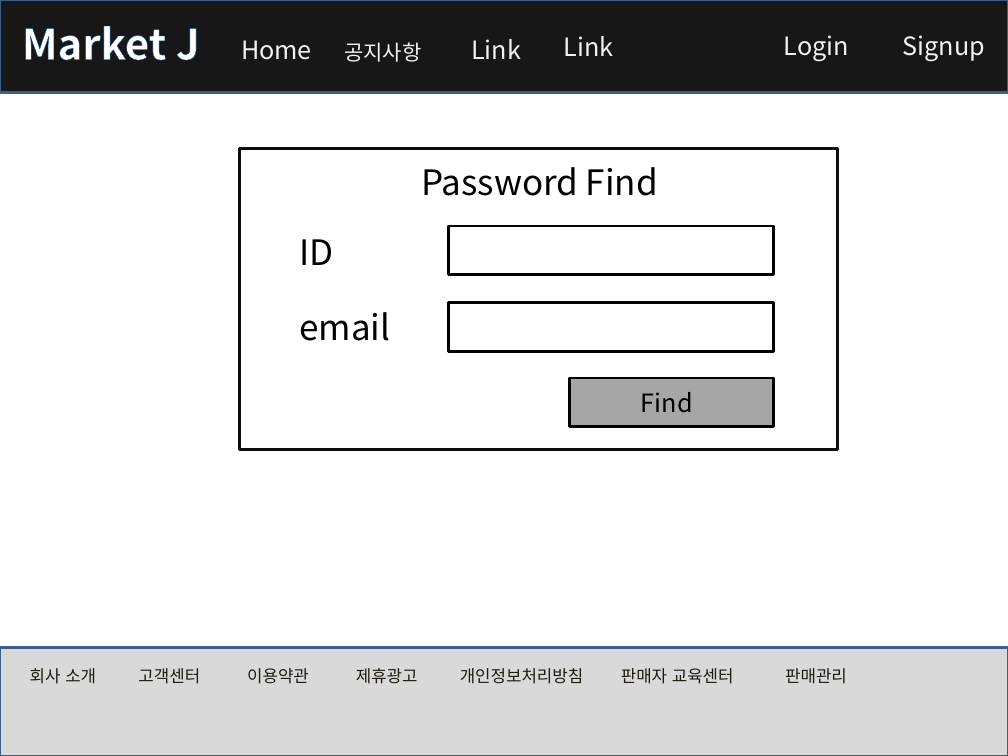
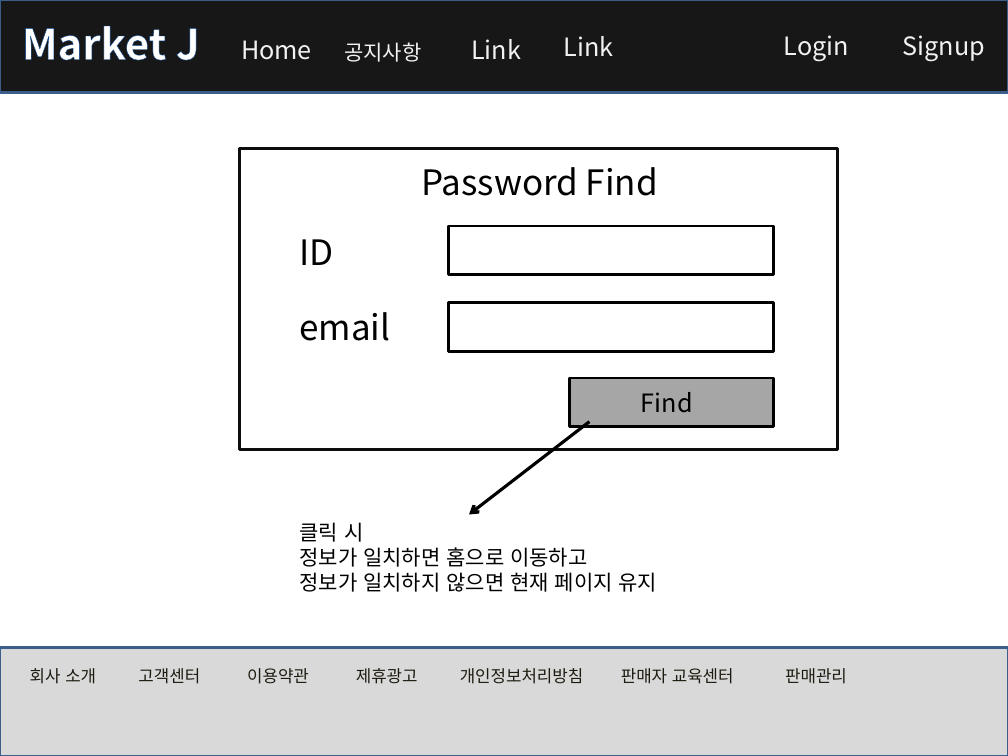
Before and after one commit to rosangels2/market, a slide deck: slide 4 of 포트폴리오/스토리보드/스토리보드.pptx (slide 11 before the commit). Drawn at 1008x756 pixels with LibreOffice and Linux fonts; fonts in the diff are those of the drawing. Boxes give left, top, right and bottom in pixels: in the first picture for what was removed or moved away, otherwise in the second. Text is boxed around its words. In the diff, an @@ line names an element or a change of style, - is before the commit and + after.

```diff
--- a/포트폴리오/스토리보드/스토리보드.pptx
+++ b/포트폴리오/스토리보드/스토리보드.pptx
@@ arrow added from (590, 421) to (469, 514), #000000 2.25 pt @@
@@ text added at (300,522,658,592), 15 pt, text #000000 @@
+클릭 시
+정보가 일치하면 홈으로 이동하고
+정보가 일치하지 않으면 현재 페이지 유지
```
Also in this commit, not shown: 25 other slides changed, 2 slides added.
